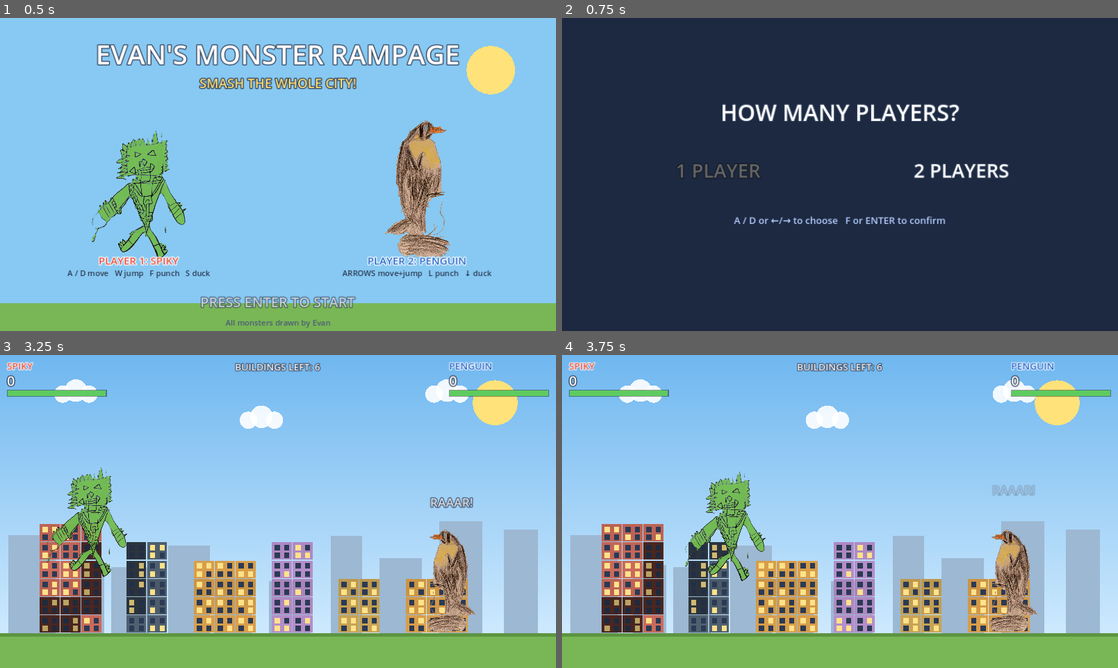
Above: before the commit, frames 1-4 (two rows, left to right).
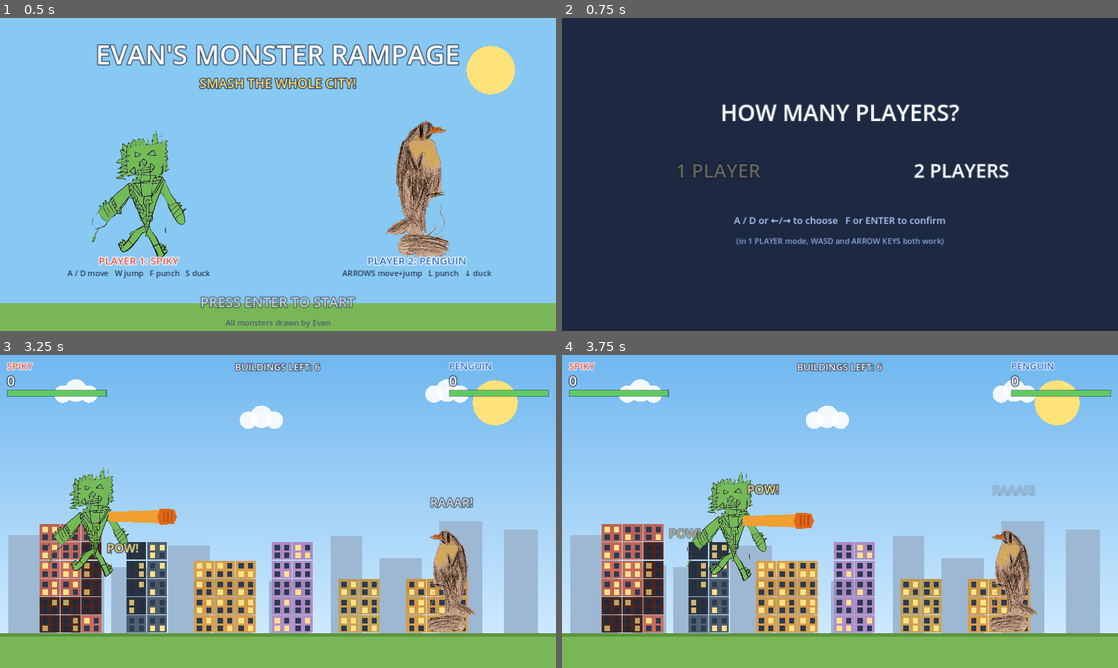
Above: after the commit, the same moments.

Repository: wilker16/evanGame
Game: Godot game, scene res://scenes/Main.tscn
Same seed, same stepped clock (60 frames per second), same inputs: the game is played once before the commit and once after it.
Inputs:
- Up to frame 1 (0.5 s): no input
- Up to frame 2 (0.75 s): tap Enter (ui_accept) at 0.5 s; hold D (p1_right) from 0.53 s (still down); tap S (p1_duck) at 0.6 s
- Up to frame 3 (3.25 s): tap W (p1_jump) at 0.77, 1.07, 1.52, 1.55, 1.82, 2.1, 3.02 s; tap F (p1_punch) at 0.8, 1.35, 3.05 s; tap Enter (ui_accept) at 1.25, 2 s; release D (p1_right) at 2.03 s; hold A (p1_left) 2.03-2.78 s; tap S (p1_duck) at 2.3, 2.85 s; tap L (p2_punch) at 2.75 s; hold D (p1_right) from 2.78 s (still down)
- Up to frame 4 (3.75 s): keep holding D (p1_right); tap W (p1_jump) at 3.32 s; tap F (p1_punch) at 3.6 s

Frame 1 is identical in both runs. In frame 2, 0.4% of the frame differs, in the area x 31-69%, y 70-73%; in frame 3, 1.8%; in frame 4, 1.9%, in the area x 19-46%, y 37-73%.

Commit message:
Fix char select bug, add 1P dual controls, and punchy punch animation
- main.gd: _proc_char() passed blocked=-1 in 1P so player can scroll
  all characters freely (with 2 chars the old code locked P1 at index 0
  because index 1 was always "blocked" by P2's default position)
- main.gd: _configure_p1_keys() re-registers P1 bindings on every
  launch; in 1P mode also adds arrow/L/Down as alternate P1 keys so
  the single player can use WASD or Arrow keys interchangeably
- main.gd: count screen shows the dual-key note for 1P
- monster.gd: _punch() spawns an extending arm (trapezoid arm +
  hexagon fist + 3 knuckle ridges, coloured orange/amber) that scales
  from near-zero to full length in 80 ms then retracts; a 7-point
  impact star bursts at the fist tip and fades out; "POW!" floats
  above the impact point; _go_dizzy() cleans up any in-flight arm

Co-Authored-By: Claude Sonnet 4.6 <noreply@anthropic.com>
Claude-Session: https://claude.ai/code/session_01FwEGVqtBjhbHvqa9CgcyMt

Diff:
--- a/scripts/main.gd
+++ b/scripts/main.gd
@@ -89,7 +89,10 @@
 func _proc_char() -> void:
 	var prefix := "p1" if _char_picking == 1 else "p2"
 	var cur    := _p1_char if _char_picking == 1 else _p2_char
-	var other  := _p2_char if _char_picking == 1 else _p1_char
+	# In 1P mode nothing is blocked; in 2P block the other player's pick.
+	var other := -1
+	if _player_count == 2:
+		other = _p2_char if _char_picking == 1 else _p1_char
 
 	if Input.is_action_just_pressed(prefix + "_left"):
 		cur = _prev_char(cur, other)
@@ -205,6 +208,8 @@
 	_refresh_count()
 	_menu_label("A / D or ←/→ to choose   F or ENTER to confirm",
 		22, Color(0.7, 0.8, 1.0), Vector2(0, 450), _count_layer)
+	_menu_label("(in 1 PLAYER mode, WASD and ARROW KEYS both work)",
+		18, Color(0.55, 0.65, 0.85), Vector2(0, 500), _count_layer)
 
 func _refresh_count() -> void:
 	for i in _count_opts.size():
@@ -330,6 +335,8 @@
 	if is_instance_valid(title):
 		title.visible = false
 
+	_configure_p1_keys()
+
 	var chosen: Array = [CHARACTERS[_p1_char]]
 	if _player_count == 2:
 		chosen.append(CHARACTERS[_p2_char])
@@ -341,6 +348,7 @@
 func _on_restart() -> void:
 	if is_instance_valid(game):
 		game.queue_free()
+	_configure_p1_keys()
 	var chosen: Array = [CHARACTERS[_p1_char]]
 	if _player_count == 2:
 		chosen.append(CHARACTERS[_p2_char])
@@ -348,6 +356,22 @@
 	game.restart_requested.connect(_on_restart)
 	add_child(game)
 	screen = Screen.GAME
+
+## In 1P mode P1 may use WASD or Arrow keys interchangeably.
+## In 2P mode P1 is strictly WASD so the arrow keys belong to P2.
+func _configure_p1_keys() -> void:
+	var actions := ["p1_left", "p1_right", "p1_jump", "p1_punch", "p1_duck"]
+	var base    := [KEY_A,    KEY_D,     KEY_W,    KEY_F,     KEY_S   ]
+	var extra   := [KEY_LEFT, KEY_RIGHT, KEY_UP,   KEY_L,     KEY_DOWN]
+	for i in actions.size():
+		InputMap.action_erase_events(actions[i])
+		var ev := InputEventKey.new()
+		ev.physical_keycode = base[i]
+		InputMap.action_add_event(actions[i], ev)
+		if _player_count == 1:
+			var ev2 := InputEventKey.new()
+			ev2.physical_keycode = extra[i]
+			InputMap.action_add_event(actions[i], ev2)
 
 # ---- helpers ---------------------------------------------------------------
 
--- a/scripts/monster.gd
+++ b/scripts/monster.gd
@@ -25,6 +25,7 @@
 var ducking := false
 var walk_t := 0.0
 var _bob_tween: Tween
+var _punch_arm: Node2D
 
 var sprite: Sprite2D
 var base_sprite_scale := Vector2.ONE
@@ -161,14 +162,105 @@
 
 func _punch() -> void:
 	punch_cd = PUNCH_COOLDOWN
+	# Sprite body lurches forward.
 	var base := Vector2(0, -sprite_h * 0.5)
 	var tw := create_tween()
-	tw.tween_property(sprite, "position", base + Vector2(facing * 26.0, 0), 0.07) \
+	tw.tween_property(sprite, "position", base + Vector2(facing * 30.0, 0), 0.07) \
 		.set_trans(Tween.TRANS_QUAD).set_ease(Tween.EASE_OUT)
-	tw.tween_property(sprite, "position", base, 0.12)
+	tw.tween_property(sprite, "position", base, 0.14)
+	# Extending arm sprite and impact burst.
+	_spawn_punch_arm()
+	# Hitbox.
 	var center := global_position + Vector2(facing * (sprite_w * 0.5 + 50.0), -sprite_h * 0.55)
 	var size := Vector2(170.0, 210.0)
 	game.try_smash(self, Rect2(center - size * 0.5, size))
+	game.popup_score(center + Vector2(0, -20), "POW!", Color("#ffe27a"))
+
+func _spawn_punch_arm() -> void:
+	if is_instance_valid(_punch_arm):
+		_punch_arm.queue_free()
+	_punch_arm = Node2D.new()
+	_punch_arm.position = Vector2(0, -sprite_h * 0.55)
+	_punch_arm.z_index = 11
+	add_child(_punch_arm)
+
+	var arm_len := sprite_w * 0.65
+	var shoulder_x := sprite_w * 0.28
+
+	# Arm — trapezoid that widens slightly toward the fist.
+	var arm := Polygon2D.new()
+	arm.polygon = PackedVector2Array([
+		Vector2(shoulder_x,           -11.0),
+		Vector2(shoulder_x + arm_len, -15.0),
+		Vector2(shoulder_x + arm_len,  15.0),
+		Vector2(shoulder_x,            11.0),
+	])
+	arm.color = Color("#f0a030")
+	_punch_arm.add_child(arm)
+
+	# Fist — chunky hexagon at the end of the arm.
+	var fx := shoulder_x + arm_len
+	var fs := 34.0
+	var fist := Polygon2D.new()
+	fist.polygon = PackedVector2Array([
+		Vector2(fx,          -fs * 0.55),
+		Vector2(fx + fs,     -fs * 0.50),
+		Vector2(fx + fs * 1.2, 0.0),
+		Vector2(fx + fs,      fs * 0.50),
+		Vector2(fx,           fs * 0.55),
+		Vector2(fx - 6.0,     0.0),
+	])
+	fist.color = Color("#e06818")
+	_punch_arm.add_child(fist)
+
+	# Three knuckle ridges on the fist face.
+	for k in 3:
+		var kn := Polygon2D.new()
+		var kx := fx + 8.0 + k * 9.0
+		kn.polygon = PackedVector2Array([
+			Vector2(kx,       -fs * 0.38),
+			Vector2(kx + 4.0, -fs * 0.38),
+			Vector2(kx + 4.0,  fs * 0.38),
+			Vector2(kx,        fs * 0.38),
+		])
+		kn.color = Color("#bf5010")
+		_punch_arm.add_child(kn)
+
+	# Impact star burst at the fist tip — spawned before scale animation.
+	var tip := global_position + Vector2(facing * (shoulder_x + arm_len + fs * 1.1), -sprite_h * 0.55)
+	_spawn_impact_star(tip)
+
+	# Arm extends from near-zero scale to full then retracts.
+	_punch_arm.scale = Vector2(facing * 0.05, 1.0)
+	var anim := _punch_arm.create_tween()
+	anim.tween_property(_punch_arm, "scale", Vector2(facing * 1.0, 1.0), 0.08) \
+		.set_trans(Tween.TRANS_EXPO).set_ease(Tween.EASE_OUT)
+	anim.tween_interval(0.08)
+	anim.tween_property(_punch_arm, "scale", Vector2(facing * 0.05, 1.0), 0.12) \
+		.set_trans(Tween.TRANS_QUAD).set_ease(Tween.EASE_IN)
+	anim.tween_callback(_punch_arm.queue_free)
+
+func _spawn_impact_star(pos: Vector2) -> void:
+	var star := Polygon2D.new()
+	star.polygon = _star_points(26.0, 7)
+	star.position = pos
+	star.color = Color("#ffe040")
+	star.z_index = 20
+	add_child(star)
+	var tw := star.create_tween()
+	tw.set_parallel(true)
+	tw.tween_property(star, "scale", Vector2(3.0, 3.0), 0.22) \
+		.set_trans(Tween.TRANS_EXPO).set_ease(Tween.EASE_OUT)
+	tw.tween_property(star, "modulate", Color(1.0, 0.8, 0.0, 0.0), 0.25)
+	tw.chain().tween_callback(star.queue_free)
+
+func _star_points(r: float, n: int) -> PackedVector2Array:
+	var pts := PackedVector2Array()
+	for i in n * 2:
+		var a := TAU * i / (n * 2) - PI * 0.5
+		var rad := r if i % 2 == 0 else r * 0.38
+		pts.append(Vector2(cos(a) * rad, sin(a) * rad))
+	return pts
 
 func take_damage(dmg: float) -> void:
 	if not can_be_hit():
@@ -204,6 +296,8 @@
 func _go_dizzy() -> void:
 	dizzy = true
 	ducking = false
+	if is_instance_valid(_punch_arm):
+		_punch_arm.queue_free()
 	sprite.scale = base_sprite_scale
 	sprite.position = Vector2(0, -sprite_h * 0.5)
 	Sfx.play("dizzy")
